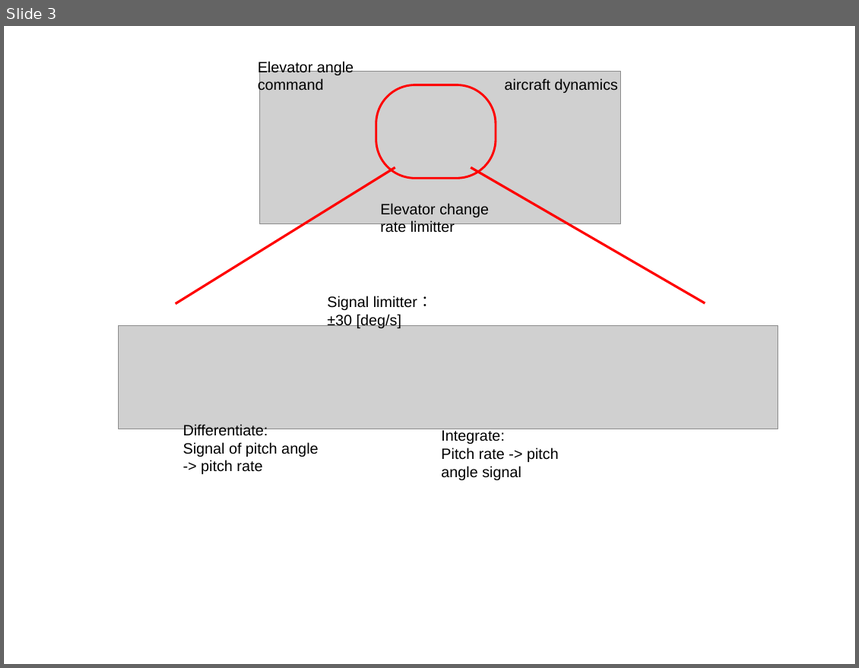
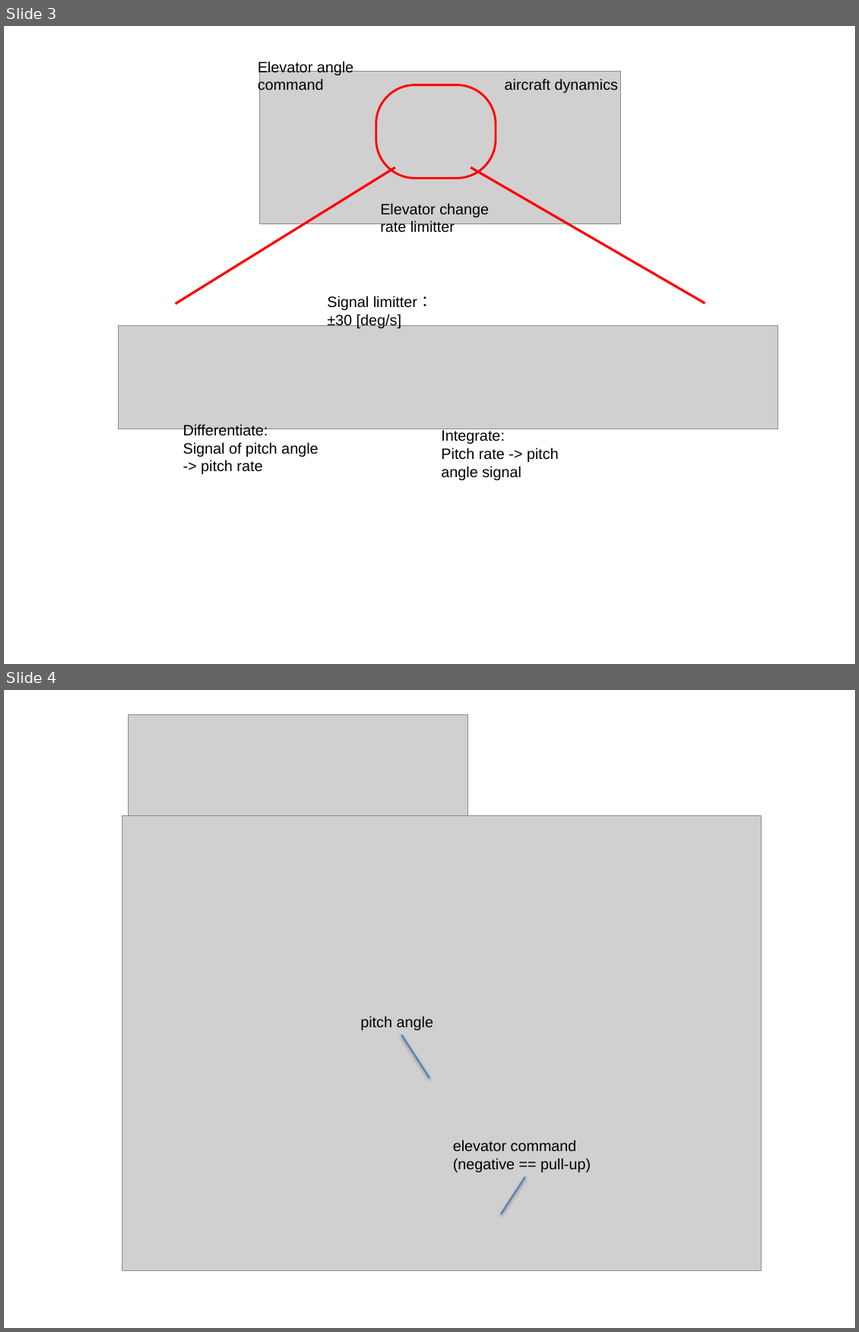
Before and after one commit to zeta-plusplus/SystemModels, a slide deck: figs/makeFig.pptx. Shown one above the other, each under a label of ours: slide 3 before the commit, slides 3 and 4 after it. The pictures are 859x668 and 859x1332 pixels, drawn with LibreOffice and Linux fonts; fonts in the diff are those of the drawing; grey boxes stand for pictures. Boxes give left, top, right and bottom in pixels: in the first picture for what was removed or moved away, otherwise in the second. Text is boxed around its words. In the diff, an @@ line names an element or a change of style, - is before the commit and + after.

```diff
--- a/figs/makeFig.pptx
+++ b/figs/makeFig.pptx
@@ slide 4 added at [4,690,855,1328], background #FFFFFF @@
@@ picture added at [129,715,468,816] @@
@@ picture added at [122,816,762,1271] @@
@@ text added at [360,1016,433,1030], 14 pt, text #000000 @@
+pitch angle
@@ line added from (401, 1035) to (430, 1078), #4F81BD 1.5 pt @@
@@ text added at [453,1140,591,1173], 14 pt, text #000000 @@
+elevator command
+(negative == pull-up)
@@ line added from (502, 1214) to (525, 1177), #4F81BD 1.5 pt @@
```
Also in this commit, not shown: 2 slides changed, 11 other slides added, 10 slides removed, 24 other files.
